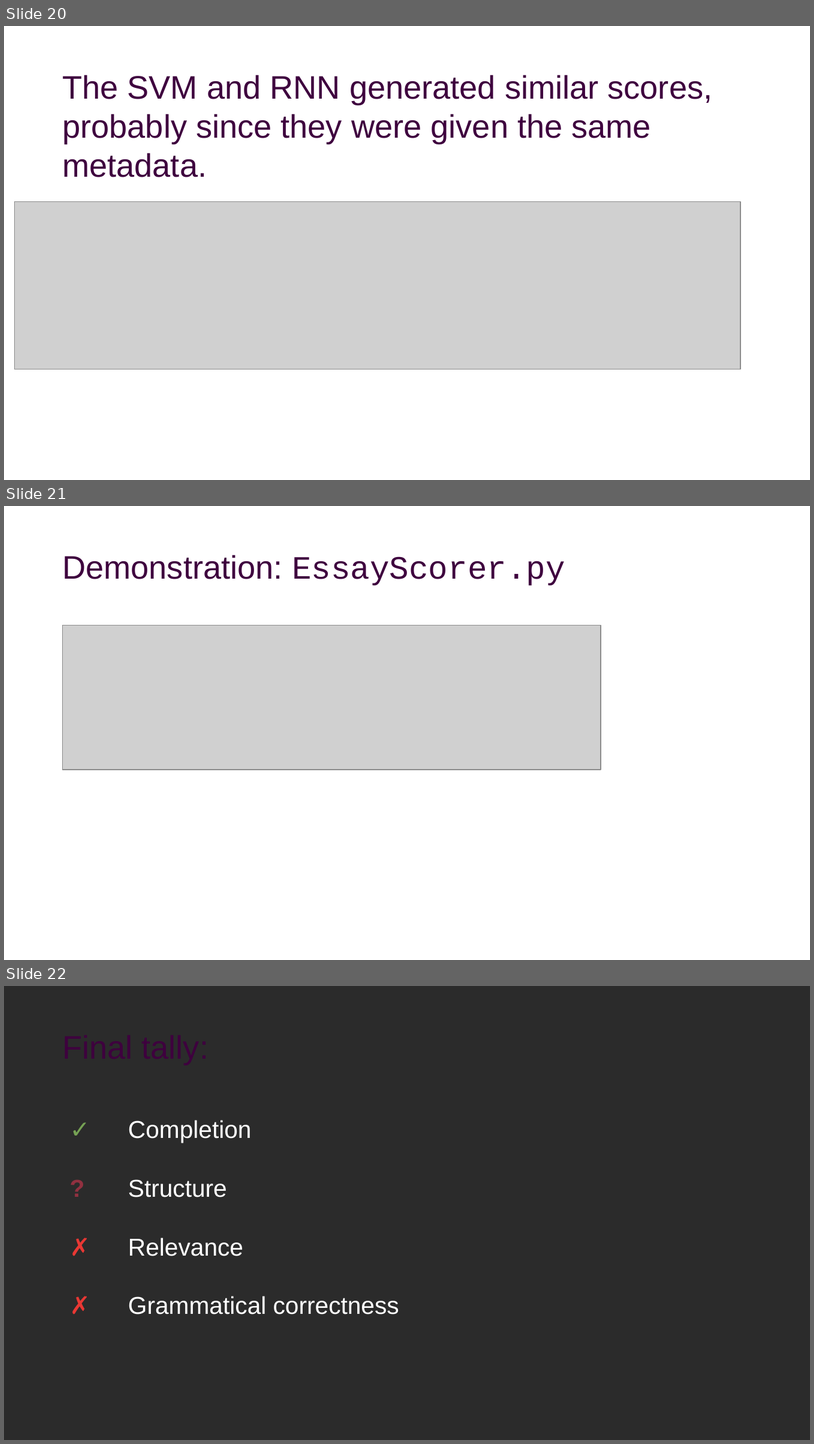
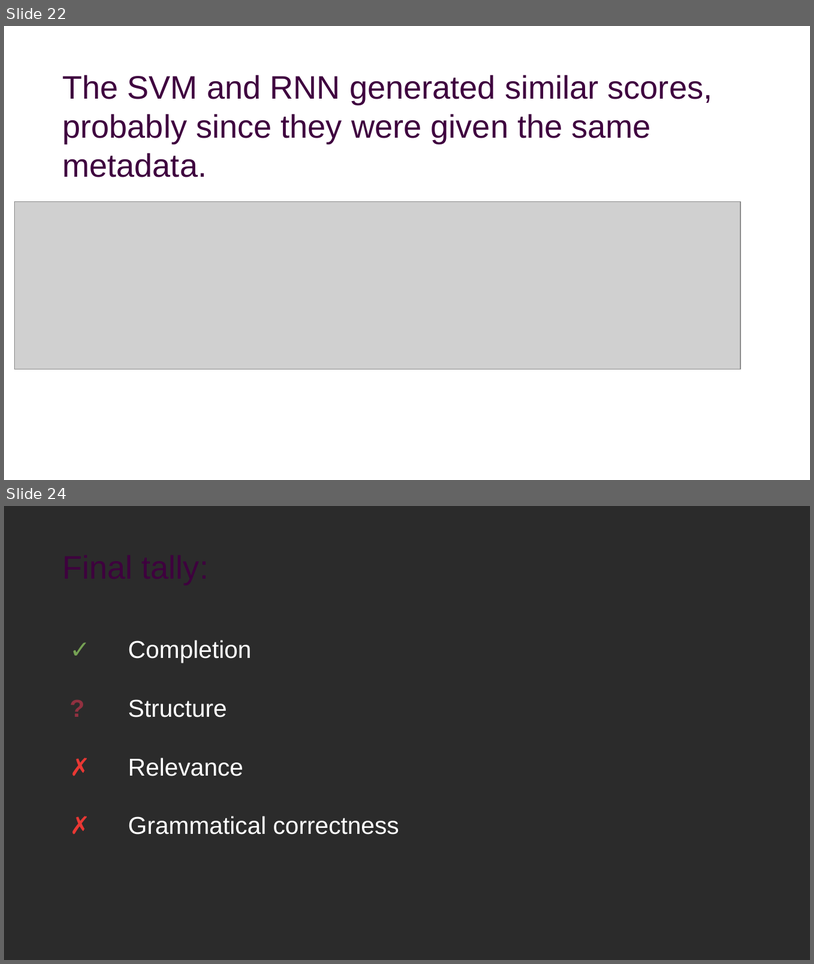
Before and after one commit to alexklapheke/essay, a slide deck: presentation/presentation.odp. Shown one above the other, each under a label of ours: slides 20, 21 and 22 before the commit, slides 22 and 24 after it; the slides between them are not shown. The pictures are 814x1444 and 814x964 pixels, drawn with LibreOffice and Linux fonts; fonts in the diff are those of the drawing; grey boxes stand for pictures; background and template pictures are left out; a plain dark background stands for a picture behind light text. Boxes give left, top, right and bottom in pixels: in the first picture for what was removed or moved away, otherwise in the second. Text is boxed around its words. In the diff, an @@ line names an element or a change of style, - is before the commit and + after.

```diff
--- a/presentation/presentation.odp
+++ b/presentation/presentation.odp
@@ slide 21 removed at (x1=4, y1=506, x2=810, y2=960), background picture (left out) @@
@@ text removed at (x1=62, y1=555, x2=565, y2=586) @@
-Demonstration: EssayScorer.py
@@ picture removed at (x1=63, y1=625, x2=601, y2=769) @@
@@ what was slide 20 is now slide 22 @@
@@ what was slide 22 is now slide 24 @@
```
Also in this commit, not shown: 5 slides changed, 5 slides added, 1 other slide removed, 24 other files.
